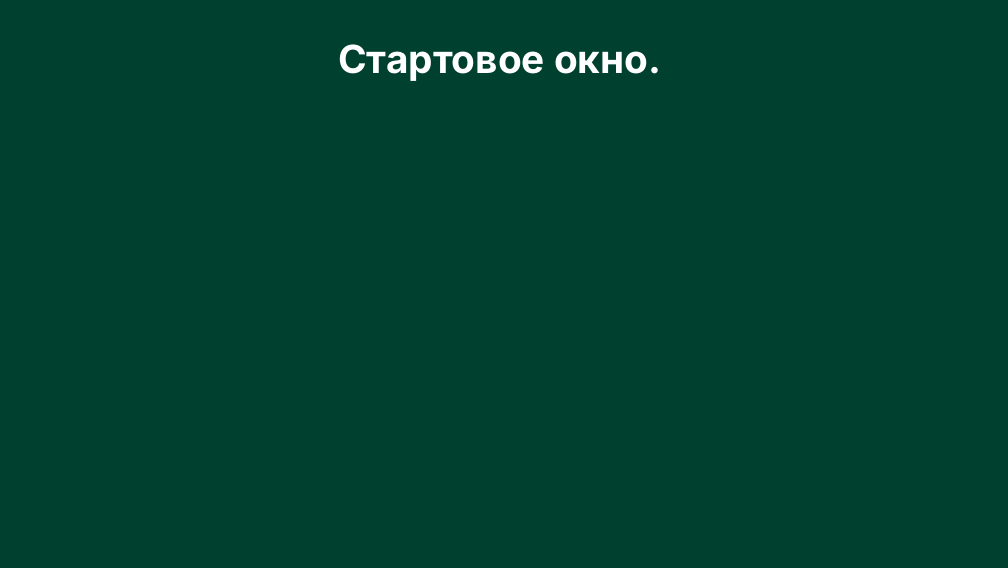
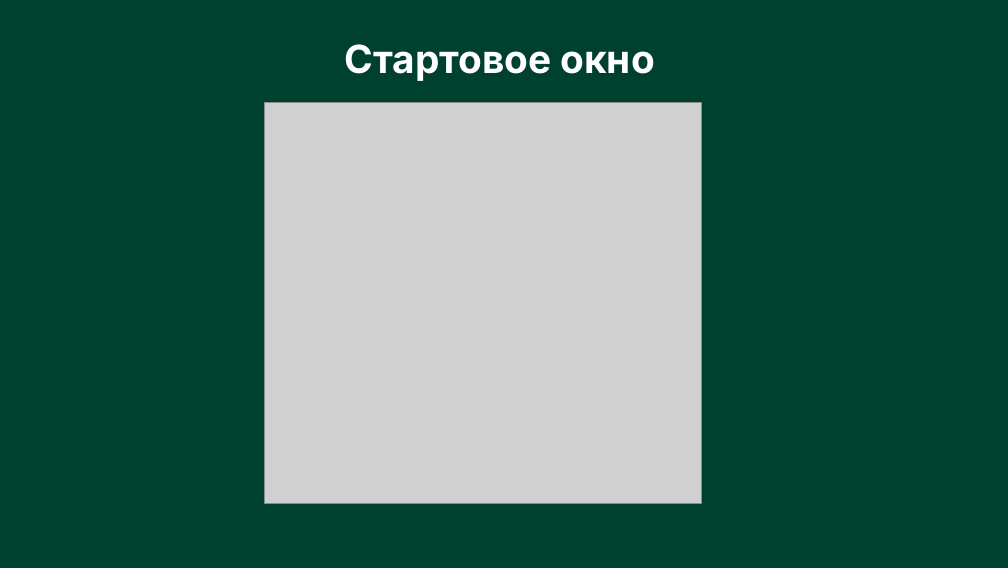
Before and after one commit to Anechka456/PyGame_project, a slide deck: slide 4 of data/Presentation_and_note/Better_together.pptx. Drawn at 1008x568 pixels with LibreOffice and Linux fonts; fonts in the diff are those of the drawing; grey boxes stand for pictures. Boxes give left, top, right and bottom in pixels: in the first picture for what was removed or moved away, otherwise in the second. Text is boxed around its words. In the diff, an @@ line names an element or a change of style, - is before the commit and + after.

```diff
--- a/data/Presentation_and_note/Better_together.pptx
+++ b/data/Presentation_and_note/Better_together.pptx
@@ text at bbox=[345, 44, 655, 81]: text changed @@
-Стартовое окно.
+Стартовое окно
@@ picture added at bbox=[264, 102, 702, 504] @@
```
Also in this commit, not shown: 6 other slides changed, 2 slides removed, 6 other files.
